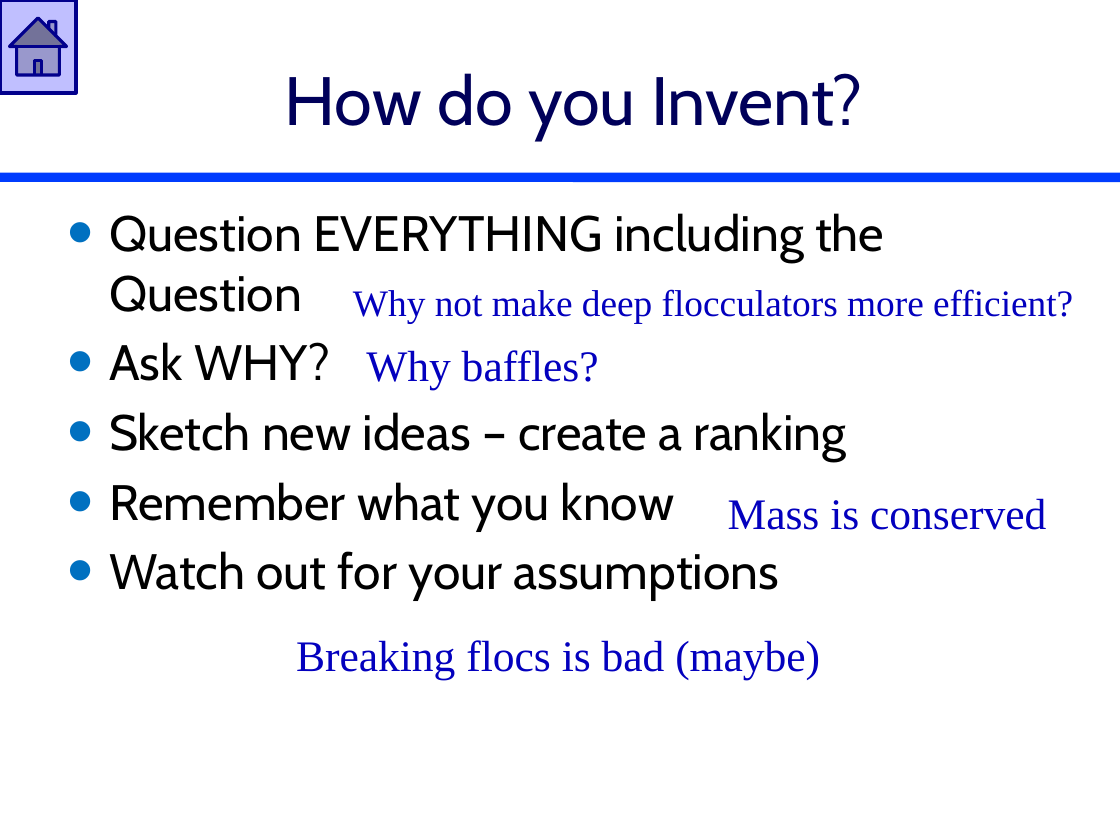
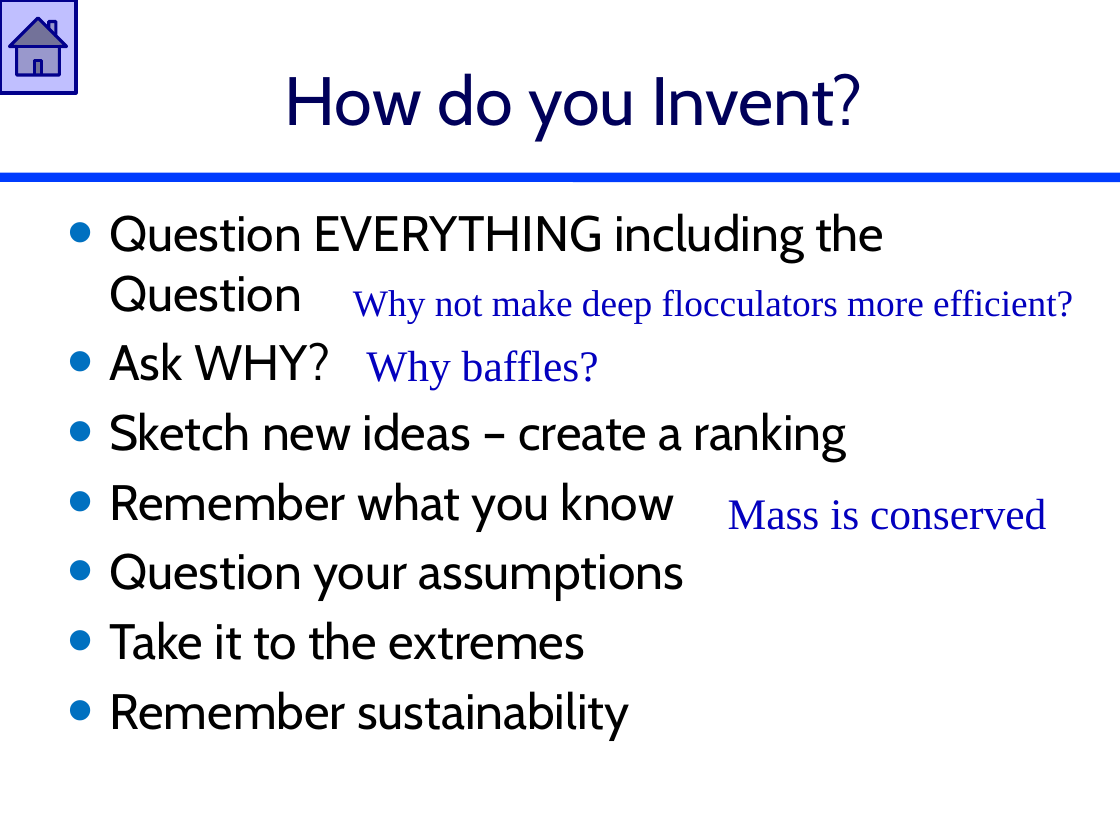
Before and after one commit to AguaClara/SWOT, a slide deck: slide 16 of Lectures/In Class/Design Reflections.pptx (slide 20 before the commit). Drawn at 1120x840 pixels with LibreOffice and Linux fonts; fonts in the diff are those of the drawing. Boxes give left, top, right and bottom in pixels: in the first picture for what was removed or moved away, otherwise in the second. Text is boxed around its words. In the diff, an @@ line names an element or a change of style, - is before the commit and + after.

```diff
--- a/Lectures/In Class/Design Reflections.pptx
+++ b/Lectures/In Class/Design Reflections.pptx
@@ text at box(109, 553, 684, 739): text changed @@
-• Watch out for your assumptions
+• Question your assumptions
+• Take it to the extremes
+• Remember sustainability
@@ text removed at box(296, 640, 820, 679) @@
-Breaking flocs is bad (maybe)
```
Also in this commit, not shown: 8 other slides changed, 4 slides removed, 1 other file.
